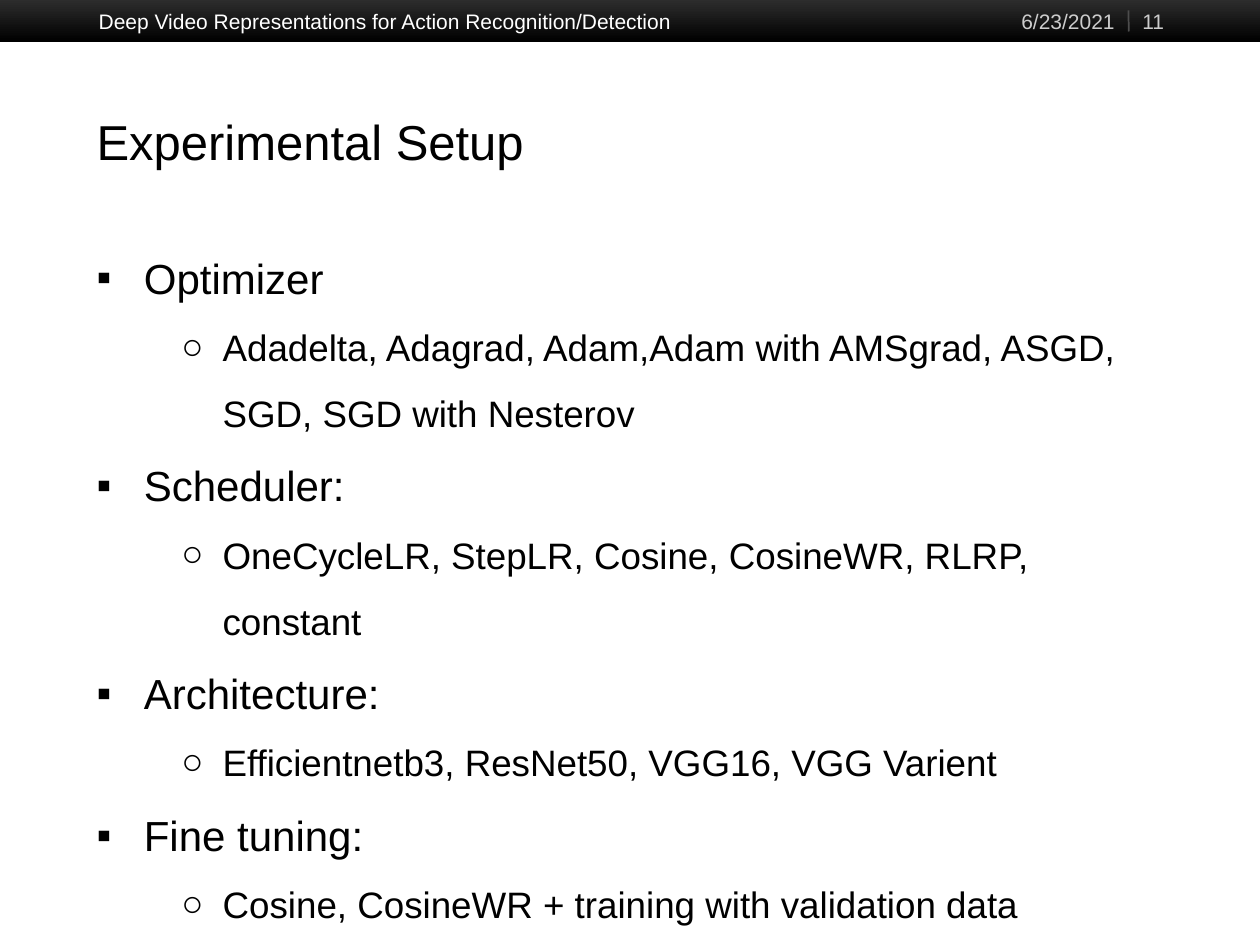
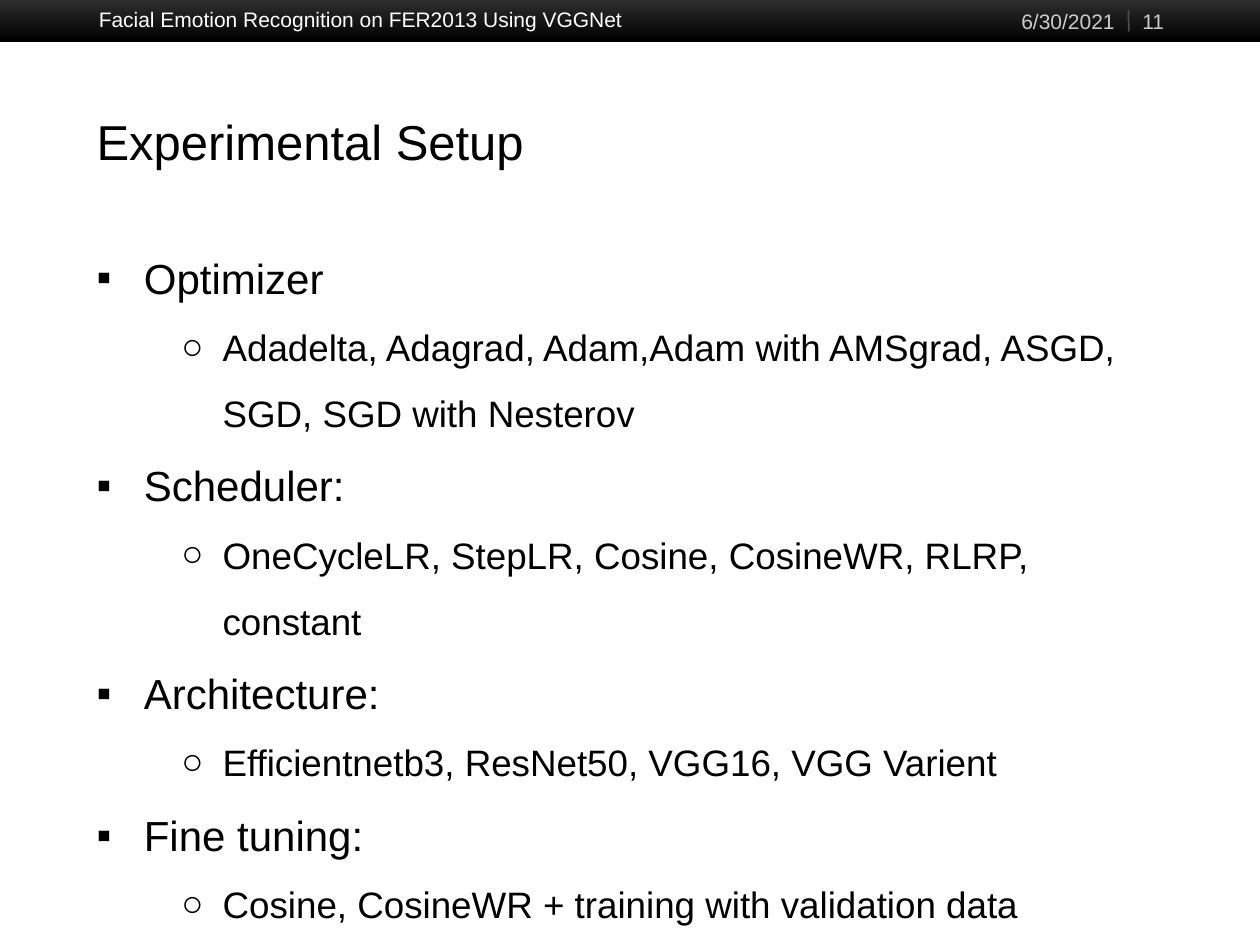
Before and after one commit to JimY233/CS523_Project, a slide deck: slide 11 of Facial Emotion Recognition on FER2013.pptx. Drawn at 1260x945 pixels with LibreOffice and Linux fonts; fonts in the diff are those of the drawing. Boxes give left, top, right and bottom in pixels: in the first picture for what was removed or moved away, otherwise in the second. Text is boxed around its words. In the diff, an @@ line names an element or a change of style, - is before the commit and + after.

```diff
--- a/Facial Emotion Recognition on FER2013.pptx
+++ b/Facial Emotion Recognition on FER2013.pptx
@@ text removed at bbox=[99, 13, 670, 33] @@
-Deep Video Representations for Action Recognition/Detection
@@ text added at bbox=[99, 11, 622, 31], 12 pt, text #FFFFFF @@
+Facial Emotion Recognition on FER2013 Using VGGNet
@@ text at bbox=[1021, 14, 1114, 29]: text changed @@
-6/23/2021
+6/30/2021
```
Also in this commit, not shown: 17 other slides changed, 4 slides added, 3 slides removed.
